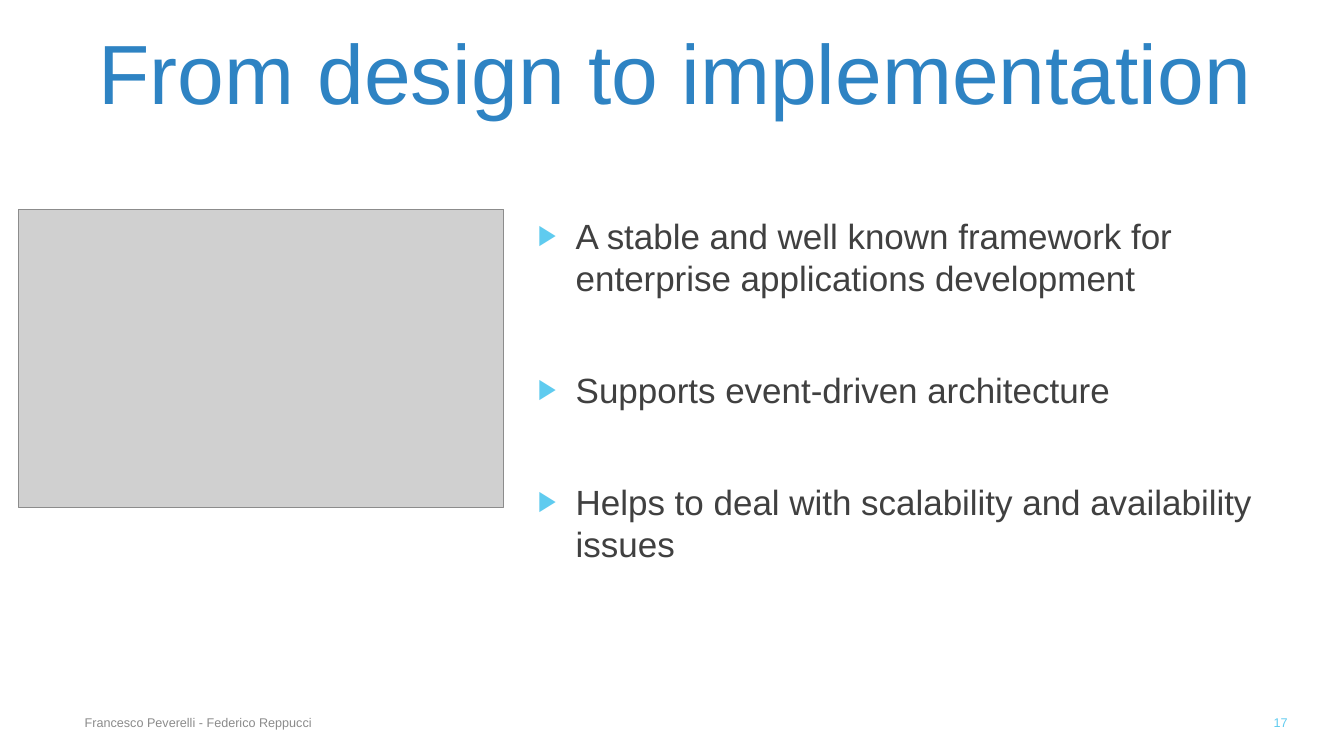
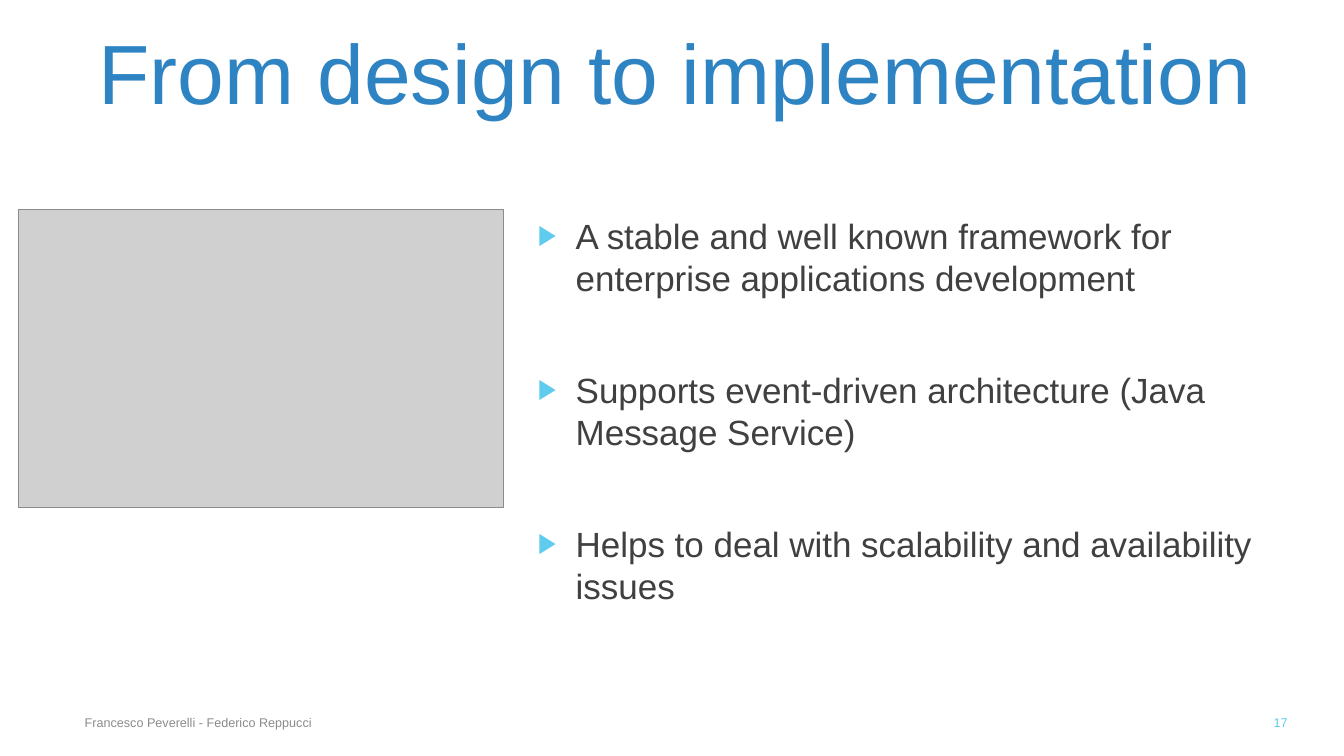
Before and after one commit to FedericoReppucci/ingsoft2, a slide deck: slide 17 of presentation/3. Final Presentazion/Final Presentation.pptx. Drawn at 1344x756 pixels with LibreOffice and Linux fonts; fonts in the diff are those of the drawing; grey boxes stand for pictures. Boxes give left, top, right and bottom in pixels: in the first picture for what was removed or moved away, otherwise in the second. Text is boxed around its words. In the diff, an @@ line names an element or a change of style, - is before the commit and + after.

```diff
--- a/presentation/3. Final Presentazion/Final Presentation.pptx
+++ b/presentation/3. Final Presentazion/Final Presentation.pptx
@@ text at box(576, 377, 1205, 452): text changed @@
-▶ Supports event-driven architecture
+▶ Supports event-driven architecture (Java Message Service)
```
Also in this commit, not shown: 3 other slides changed, 1 other file.
